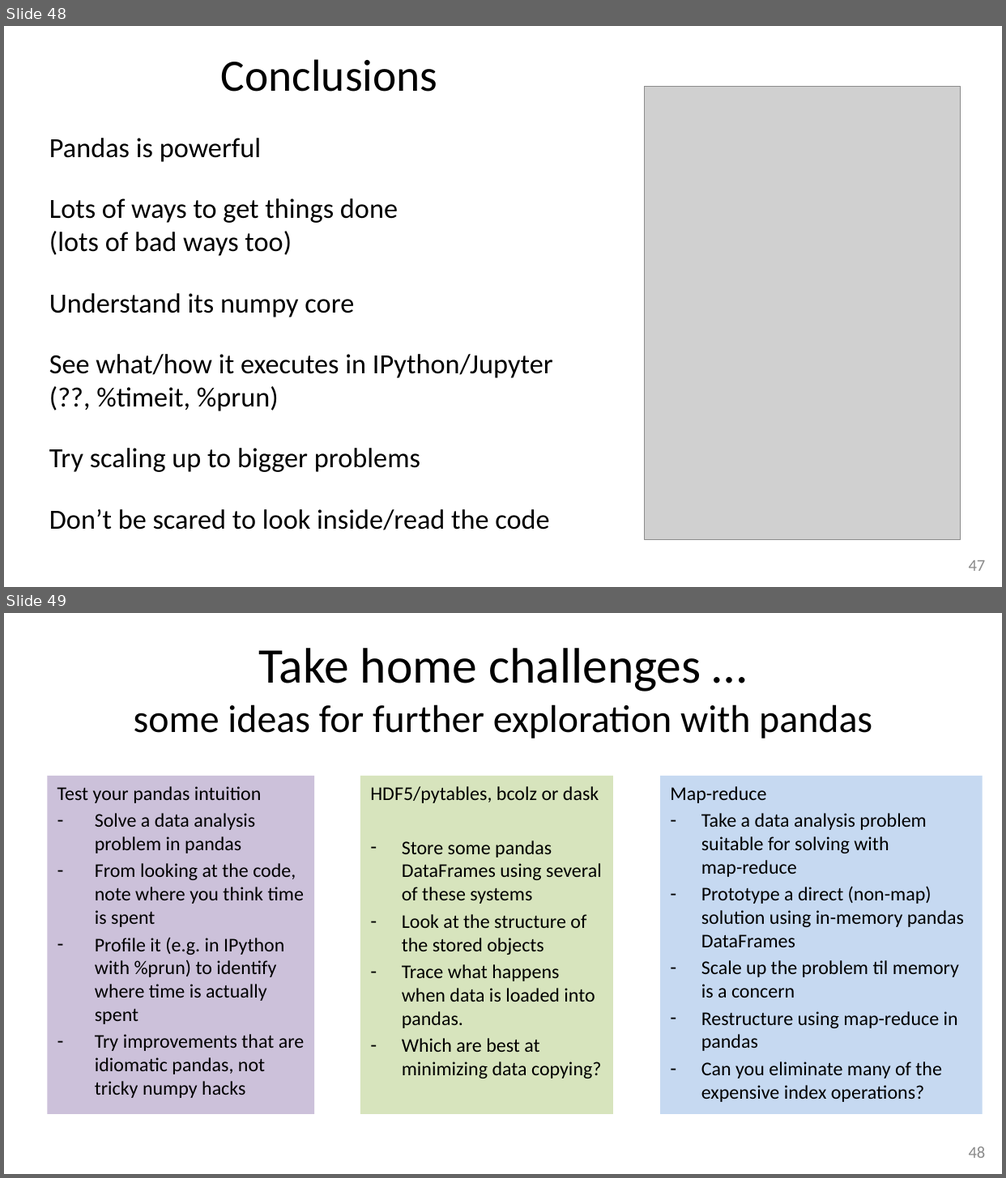
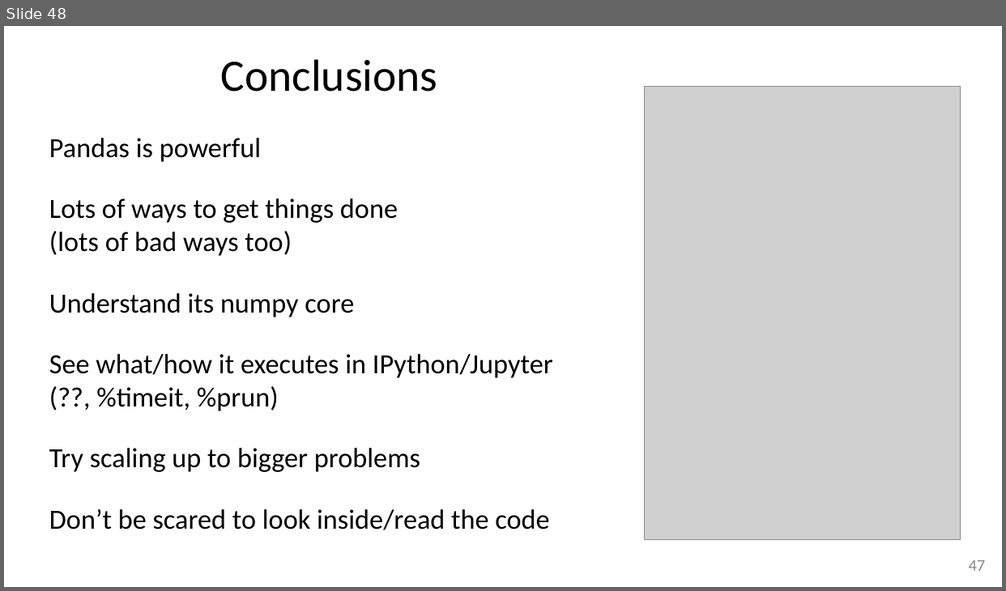
Before and after one commit to stevesimmons/pydata-berlin2017-pandas-and-dask-from-the-inside, a slide deck: slides-1-pandas-from-the-inside.pptx. Shown one above the other, each under a label of ours: slides 48 and 49 before the commit, slide 48 after it. The pictures are 1006x1178 and 1006x591 pixels, drawn with LibreOffice and Linux fonts; fonts in the diff are those of the drawing; grey boxes stand for pictures. Boxes give left, top, right and bottom in pixels: in the first picture for what was removed or moved away, otherwise in the second. Text is boxed around its words. In the diff, an @@ line names an element or a change of style, - is before the commit and + after.

```diff
--- a/slides-1-pandas-from-the-inside.pptx
+++ b/slides-1-pandas-from-the-inside.pptx
@@ slide 49 removed at <box>4,613,1002,1174</box>, background #FFFFFF @@
@@ title removed at <box>134,648,872,739</box> @@
-Take home challenges …
-some ideas for further exploration with pandas
@@ rectangle removed at <box>47,776,314,1114</box> @@
-Test your pandas intuition
-– Solve a data analysis problem in pandas
-– From looking at the code, note where you think time is spent
-– Profile it (e.g. in IPython with %prun) to identify where time is actually spent
-– Try improvements that are idiomatic pandas, not tricky numpy hacks
@@ rectangle removed at <box>360,776,613,1114</box> @@
-HDF5/pytables, bcolz or dask
-– Store some pandas DataFrames using several of these systems
-– Look at the structure of the stored objects
-– Trace what happens when data is loaded into pandas.
-– Which are best at minimizing data copying?
@@ text removed at <box>659,776,982,1114</box> @@
-Map-reduce
-– Take a data analysis problem suitable for solving with
-  map-reduce
-– Prototype a direct (non-map) solution using in-memory pandas DataFrames
-– Scale up the problem til memory is a concern
-– Restructure using map-reduce in pandas
-– Can you eliminate many of the expensive index operations?
@@ page number removed at <box>969,1147,986,1158</box> @@
-48
```
Also in this commit, not shown: 1 slide changed, 3 other files.
